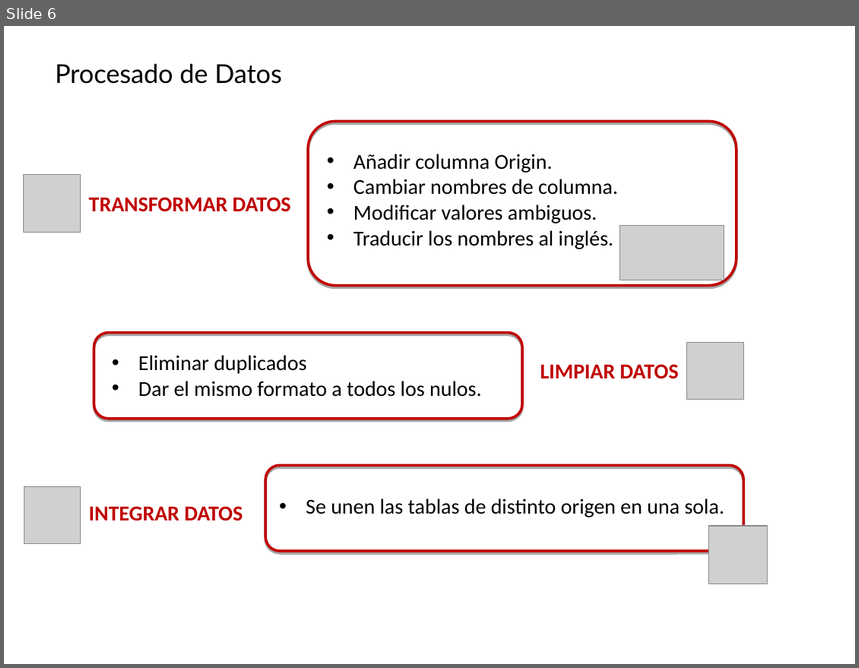
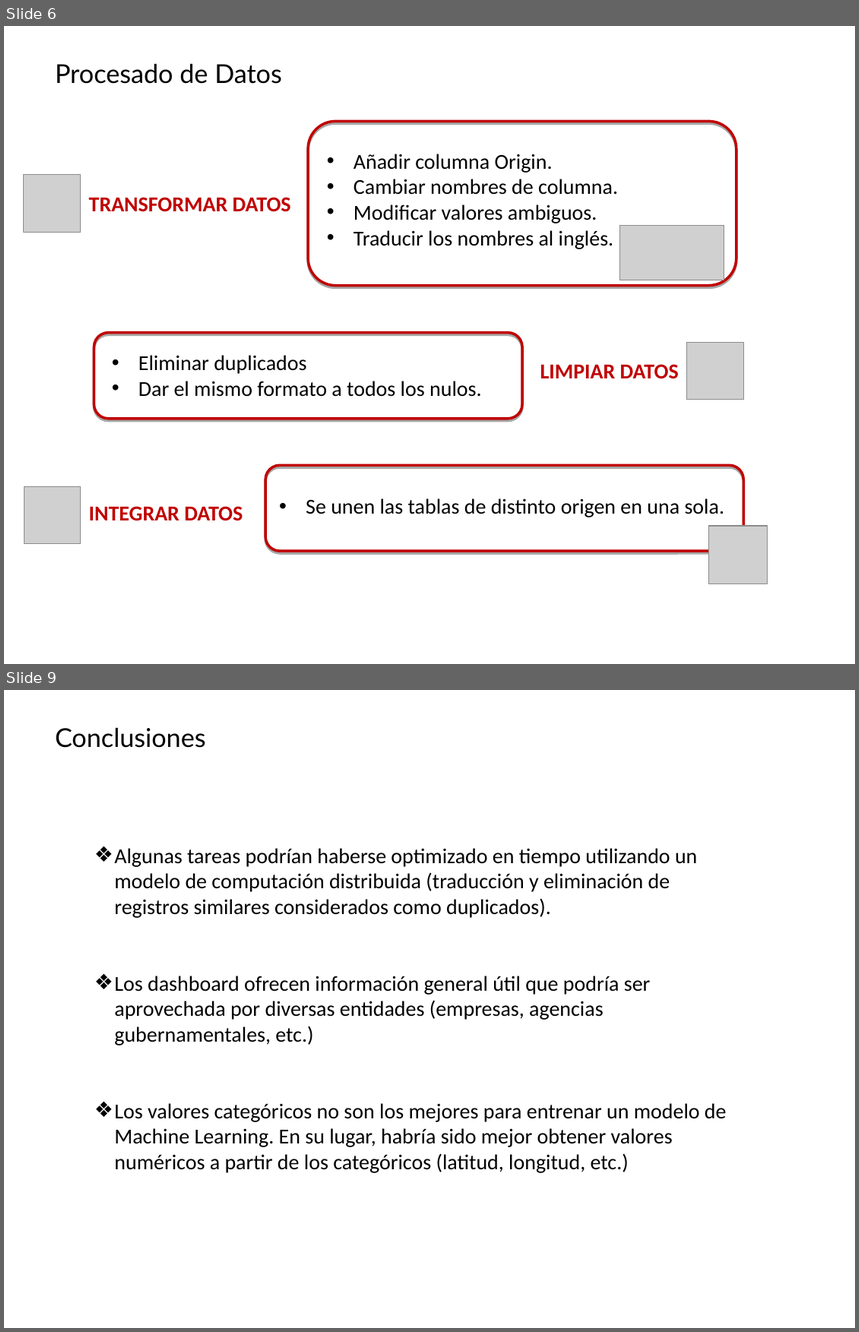
Before and after one commit to Chanalber/TFM, a slide deck: Presentación TFM/Presentación TFM.ppt. Shown one above the other, each under a label of ours: slide 6 before the commit, slides 6 and 9 after it; the slides between them are not shown. The pictures are 859x668 and 859x1332 pixels, drawn with LibreOffice and Linux fonts; fonts in the diff are those of the drawing; grey boxes stand for pictures; background and template pictures are left out. Boxes give left, top, right and bottom in pixels: in the first picture for what was removed or moved away, otherwise in the second. Text is boxed around its words. In the diff, an @@ line names an element or a change of style, - is before the commit and + after.

```diff
--- a/Presentación TFM/Presentación TFM.ppt
+++ b/Presentación TFM/Presentación TFM.ppt
@@ slide 9 added at (4,690,855,1328), background #FFFFFF @@
@@ title added at (55,727,206,748), 22 pt, text #000000 @@
+Conclusiones
@@ text added at (114,848,727,1173), 18 pt, text #000000 @@
+❖ Algunas tareas podrían haberse optimizado en tiempo utilizando un modelo de computación distribuida (traducción y eliminación de registros similares considerados como duplicados).
+❖ Los dashboard ofrecen información general útil que podría ser aprovechada por diversas entidades (empresas, agencias gubernamentales, etc.)
+❖ Los valores categóricos no son los mejores para entrenar un modelo de Machine Learning. En su lugar, habría sido mejor obtener valores numéricos a partir de los categóricos (latitud, longitud, etc.)
```
Also in this commit, not shown: 1 slide changed, 2 other slides added, 1 slide removed, 4 other files.
